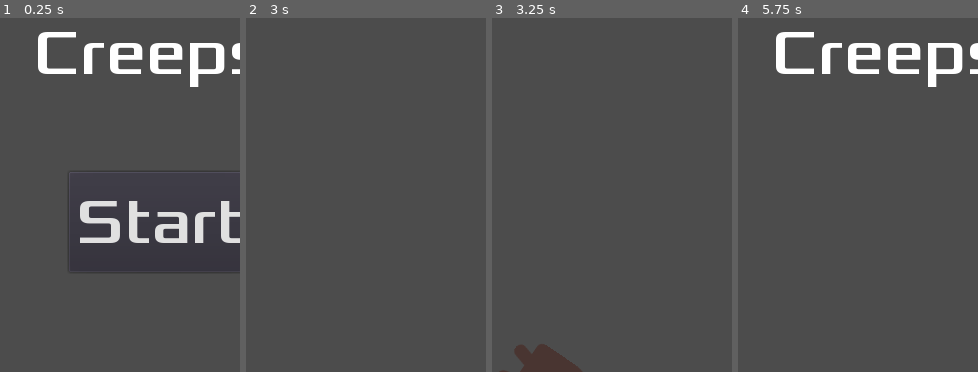
Above: before the commit, frames 1-4 (left to right).
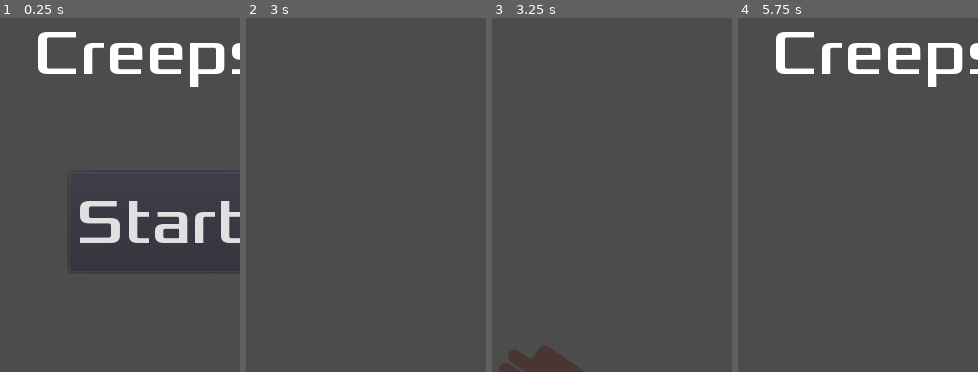
Above: after the commit, the same moments.

Repository: facundosargiotto/dodgethecreeps
Game: Godot game, scene res://scenes/Main.tscn
Same seed, same stepped clock (60 frames per second), same inputs: the game is played once before the commit and once after it.
Inputs:
- Up to frame 1 (0.25 s): no input
- Up to frame 2 (3 s): click "Start" at 0.5 s; tap Enter at 1.25 s; hold D (move_right) 1.28-2.03 s; hold S (move_down) 2.03-2.78 s; hold D (move_right) from 2.78 s (still down)
- Up to frame 3 (3.25 s): keep holding D (move_right)
- Up to frame 4 (5.75 s): release D (move_right) at 3.53 s; hold W (move_up) 3.53-4.28 s; hold A (move_left) from 4.28 s (still down); tap Space at 5 s
The pictures show only the part of the screen within x 17-67%, y 50-100%; the shares and areas given below are measured in that part.

Frames 1-2 are identical in both runs. In frame 3, 0.4% of the frame differs, in the area x 3-21%, y 92-100%; in frame 4, nothing differs.

Commit message:
Added mobs group dissapearing when new game starts

Diff:
--- a/scenes/Mob.tscn
+++ b/scenes/Mob.tscn
@@ -29,7 +29,7 @@
 [sub_resource type="CapsuleShape2D" id=2]
 radius = 36.0
 
-[node name="Mob" type="RigidBody2D"]
+[node name="Mob" type="RigidBody2D" groups=["mobs"]]
 collision_mask = 0
 gravity_scale = 0.0
 script = ExtResource( 7 )
@@ -41,7 +41,6 @@
 scale = Vector2( 0.75, 0.75 )
 frames = SubResource( 1 )
 animation = "walk"
-frame = 1
 playing = true
 
 [node name="CollisionShape2D" type="CollisionShape2D" parent="."]
